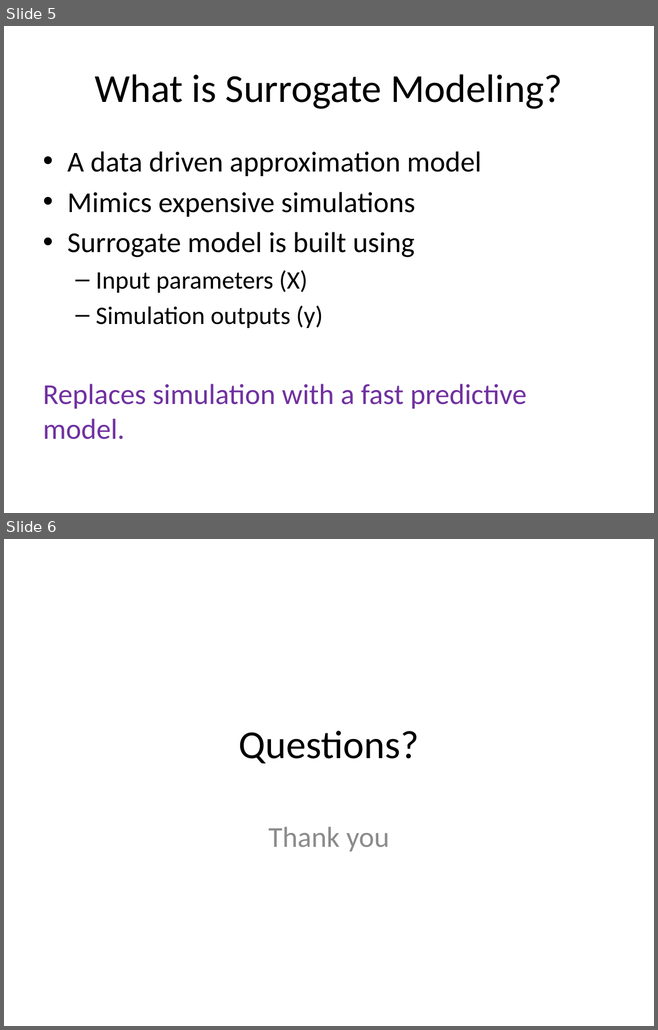
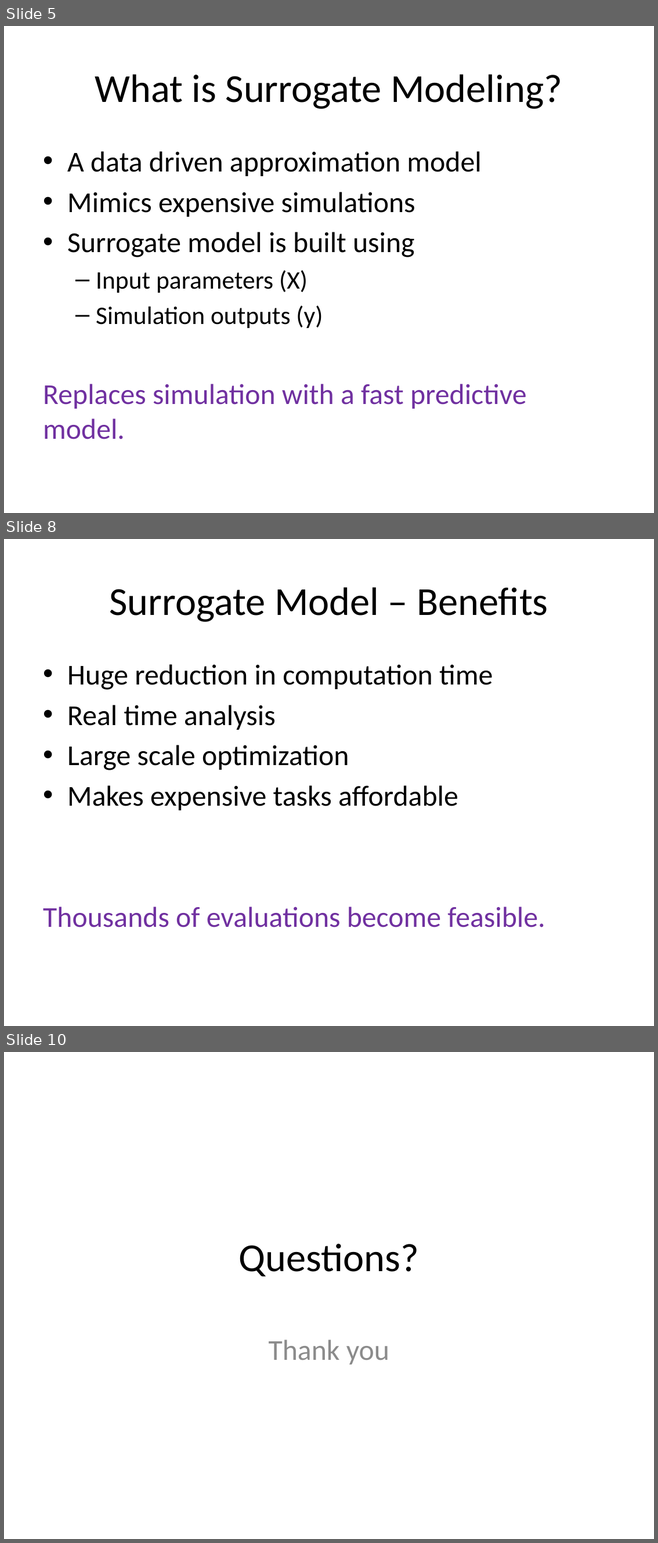
Before and after one commit to look4pritam/SurrogateModel, a slide deck: Presentations/SurrogateModel.pptx. Shown one above the other, each under a label of ours: slides 5 and 6 before the commit, slides 5, 8 and 10 after it; the slides between them are not shown. The pictures are 658x1030 and 658x1543 pixels, drawn with LibreOffice and Linux fonts; fonts in the diff are those of the drawing. Boxes give left, top, right and bottom in pixels: in the first picture for what was removed or moved away, otherwise in the second. Text is boxed around its words. In the diff, an @@ line names an element or a change of style, - is before the commit and + after.

```diff
--- a/Presentations/SurrogateModel.pptx
+++ b/Presentations/SurrogateModel.pptx
@@ slide 8 added at (4,539,654,1026), background #FFFFFF @@
@@ title added at (109,587,547,622), 44 pt, text #000000 @@
+Surrogate Model – Benefits
@@ text added at (43,664,545,928), 32 pt, text #000000 @@
+• Huge reduction in computation time
+• Real time analysis
+• Large scale optimization
+• Makes expensive tasks affordable
+Thousands of evaluations become feasible.
@@ what was slide 6 is now slide 10 @@
```
Also in this commit, not shown: 3 other slides added.
